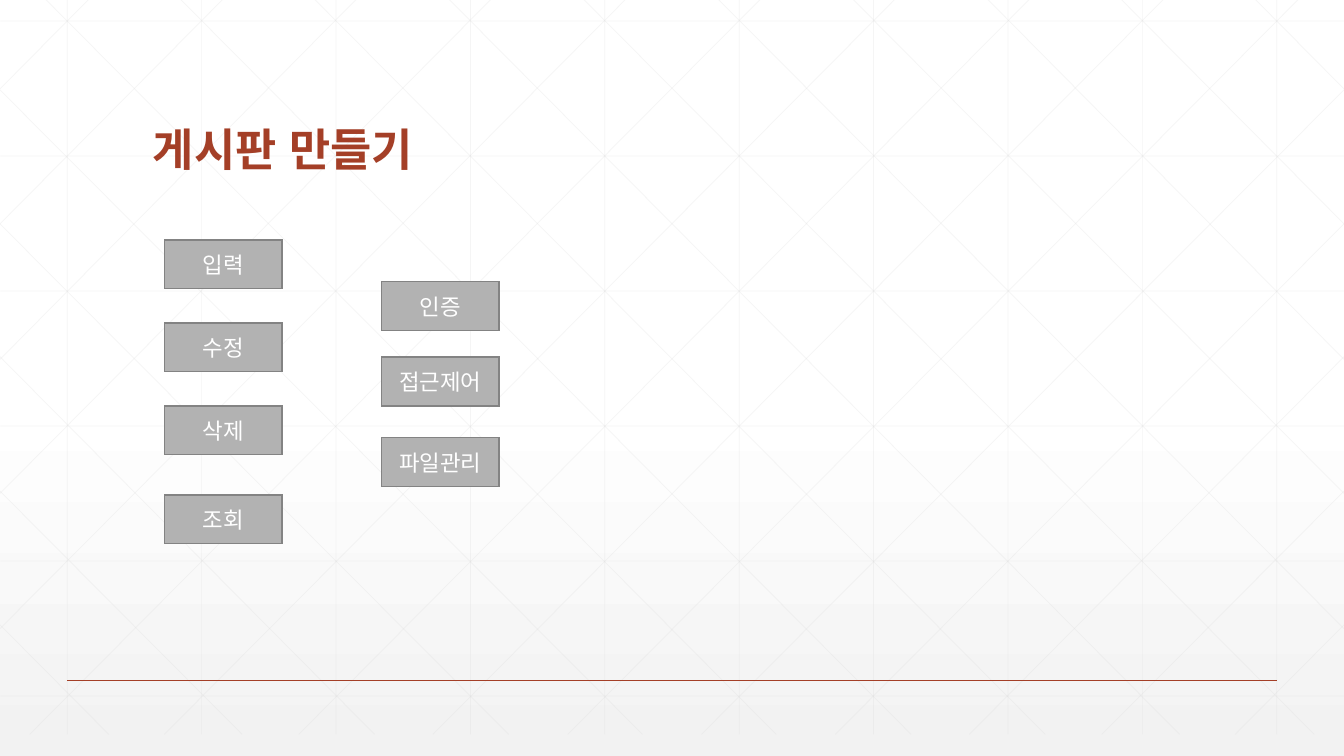
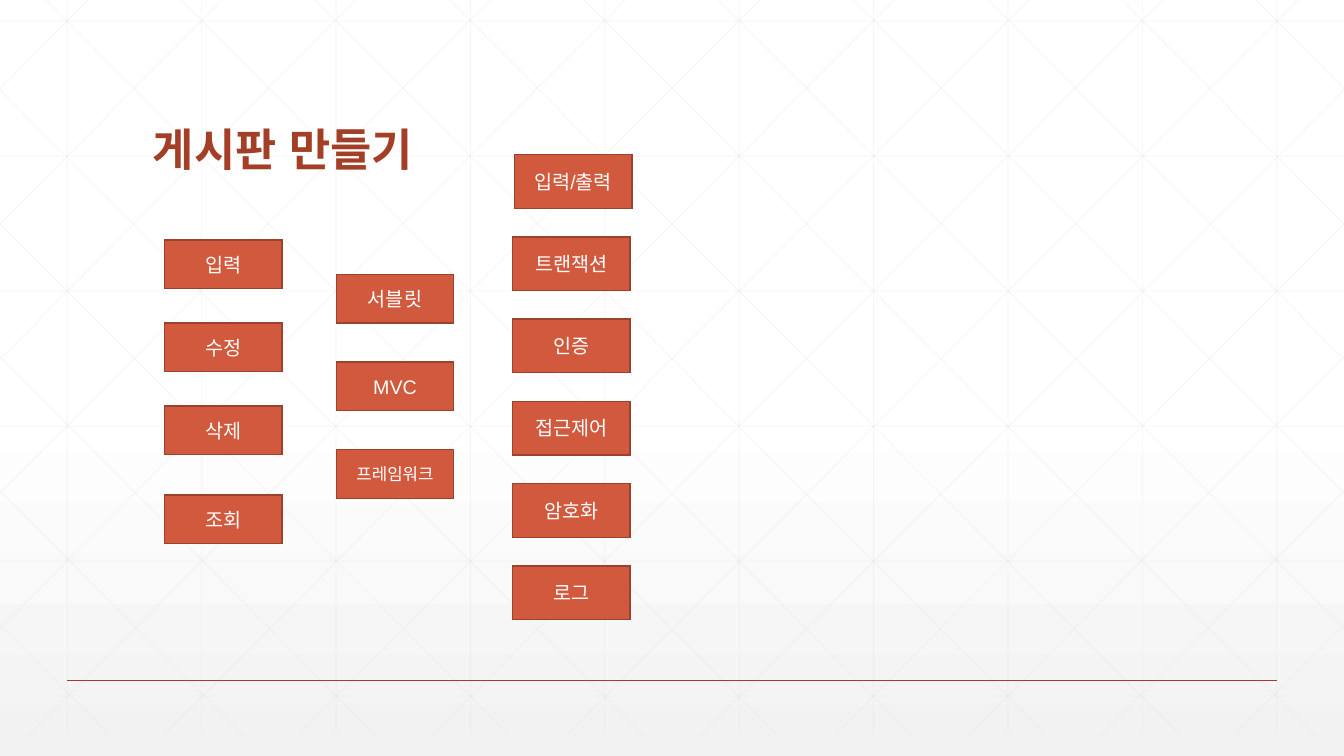
Before and after one commit to zeroshift01/code5, a slide deck: slide 18 of inflearn01/doc/교재_개정내용.pptx (slide 8 before the commit). Drawn at 1344x756 pixels with LibreOffice and Linux fonts; fonts in the diff are those of the drawing. Boxes give left, top, right and bottom in pixels: in the first picture for what was removed or moved away, otherwise in the second. Text is boxed around its words. In the diff, an @@ line names an element or a change of style, - is before the commit and + after.

```diff
--- a/inflearn01/doc/교재_개정내용.pptx
+++ b/inflearn01/doc/교재_개정내용.pptx
@@ rectangle added at bbox=[514, 154, 632, 208], fill #D15A3E, outline #9B432E 1 pt, 14 pt, text #FFFFFF @@
+입력/출력
@@ rectangle added at bbox=[512, 237, 630, 290], fill #D15A3E, outline #9B432E 1 pt, 14 pt, text #FFFFFF @@
+트랜잭션
@@ rectangle added at bbox=[337, 274, 455, 323], fill #D15A3E, outline #9B432E 1 pt, 14 pt, text #FFFFFF @@
+서블릿
@@ rectangle "인증": place and size @@
-rectangle "인증" at bbox=[382, 282, 500, 331]
+rectangle "인증" at bbox=[512, 320, 630, 373]
@@ rectangle added at bbox=[337, 362, 455, 410], fill #D15A3E, outline #9B432E 1 pt, 14 pt, text #FFFFFF @@
+MVC
@@ size 16 to 14 pt; fill #B2B2B2 to #D15A3E; outline #848484 1 pt to #9B432E 1 pt in 6 elements at bbox=[164, 240, 282, 288], bbox=[164, 323, 282, 371], bbox=[164, 406, 282, 455], bbox=[164, 495, 282, 543], bbox=[512, 320, 630, 373], bbox=[512, 401, 630, 455] @@
@@ rectangle "접근제어": place and size @@
-rectangle "접근제어" at bbox=[382, 357, 500, 405]
+rectangle "접근제어" at bbox=[512, 401, 630, 455]
@@ rectangle added at bbox=[337, 450, 455, 498], fill #D15A3E, outline #9B432E 1 pt, 12 pt, text #FFFFFF @@
+프레임워크
@@ rectangle "암호화": place and size @@
-rectangle "암호화" at bbox=[382, 438, 500, 486]
+rectangle "암호화" at bbox=[512, 484, 630, 537]
@@ rectangle "암호화" at bbox=[512, 484, 630, 537]: fill #B2B2B2 to #D15A3E; outline #848484 1 pt to #9B432E 1 pt @@
@@ text in rectangle at bbox=[544, 501, 598, 520]: text changed; size 16 to 14 pt @@
-파일관리
+암호화
@@ rectangle added at bbox=[512, 566, 630, 619], fill #D15A3E, outline #9B432E 1 pt, 14 pt, text #FFFFFF @@
+로그
```
Also in this commit, not shown: 6 other slides changed, 7 slides added.
